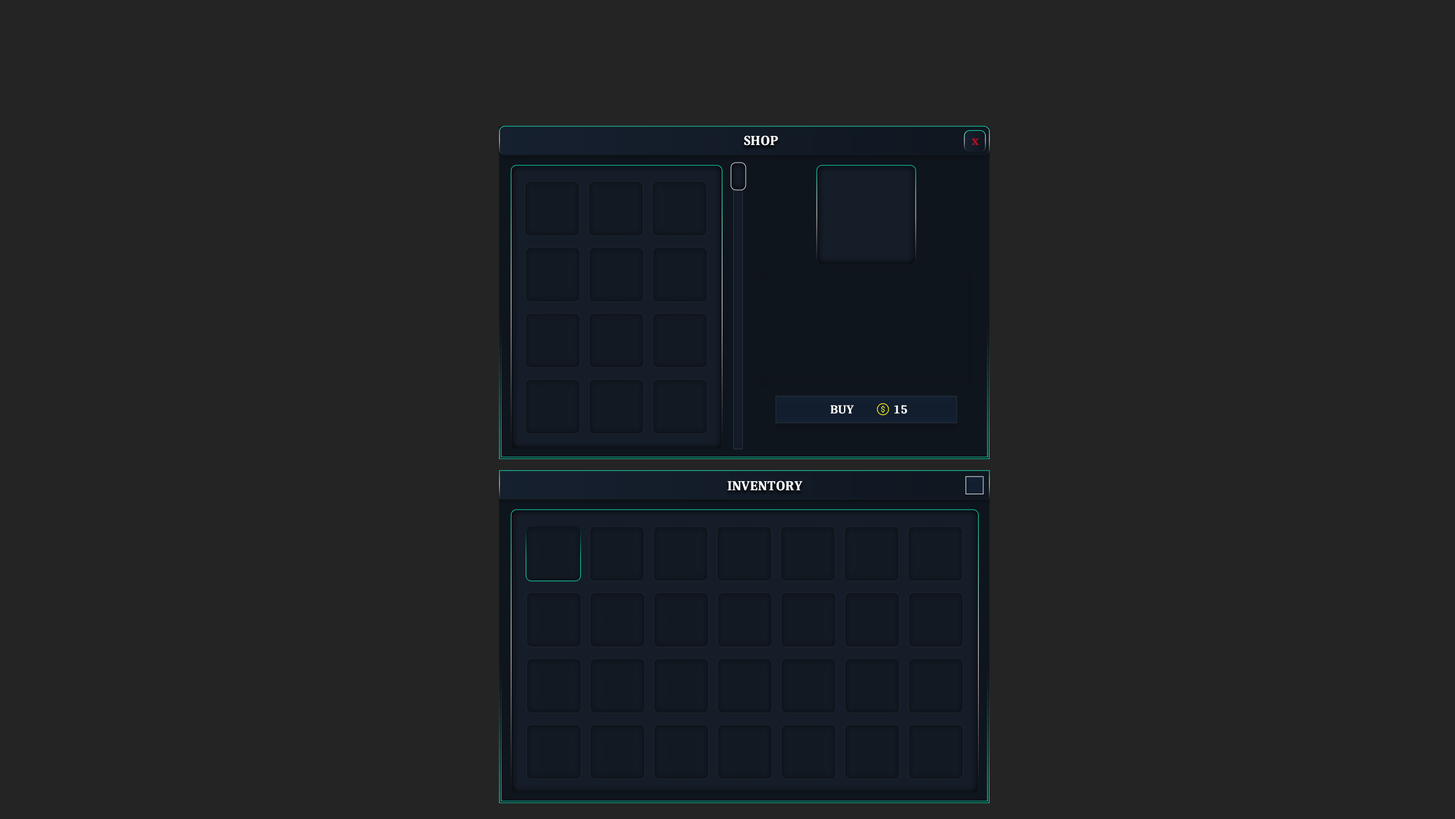
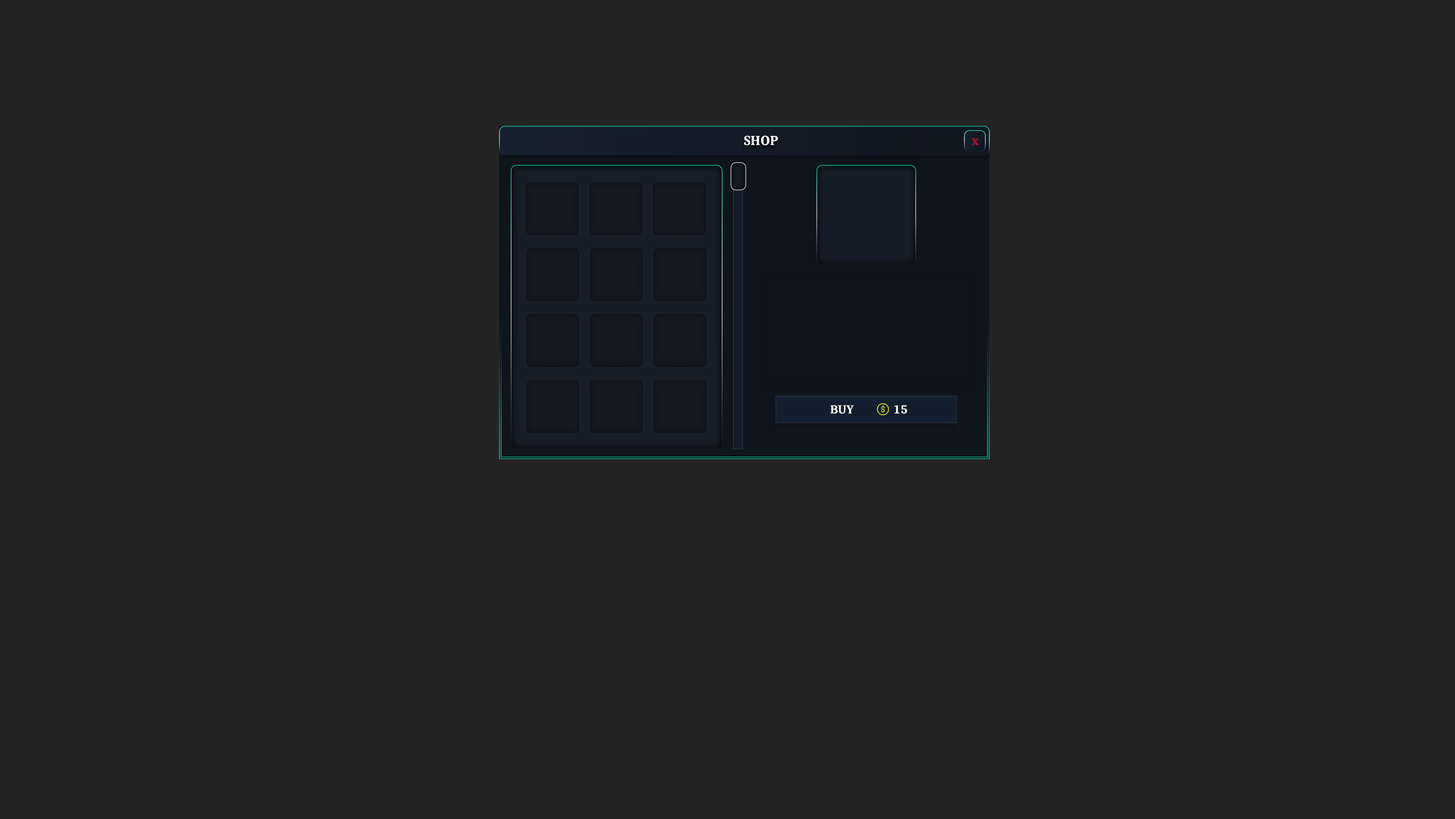
Comparing the layer stacks of the two 1455 x 819 images. Changes:
hid group "PlayerInventory" (40 layers) over left=499, top=469, right=991, bottom=803
